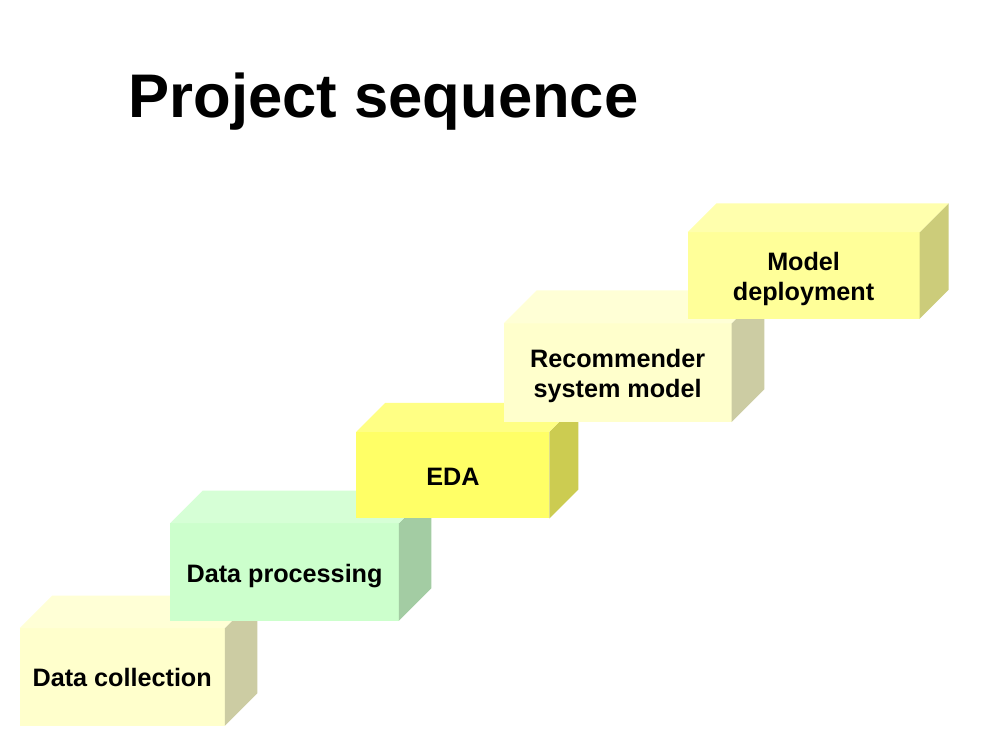
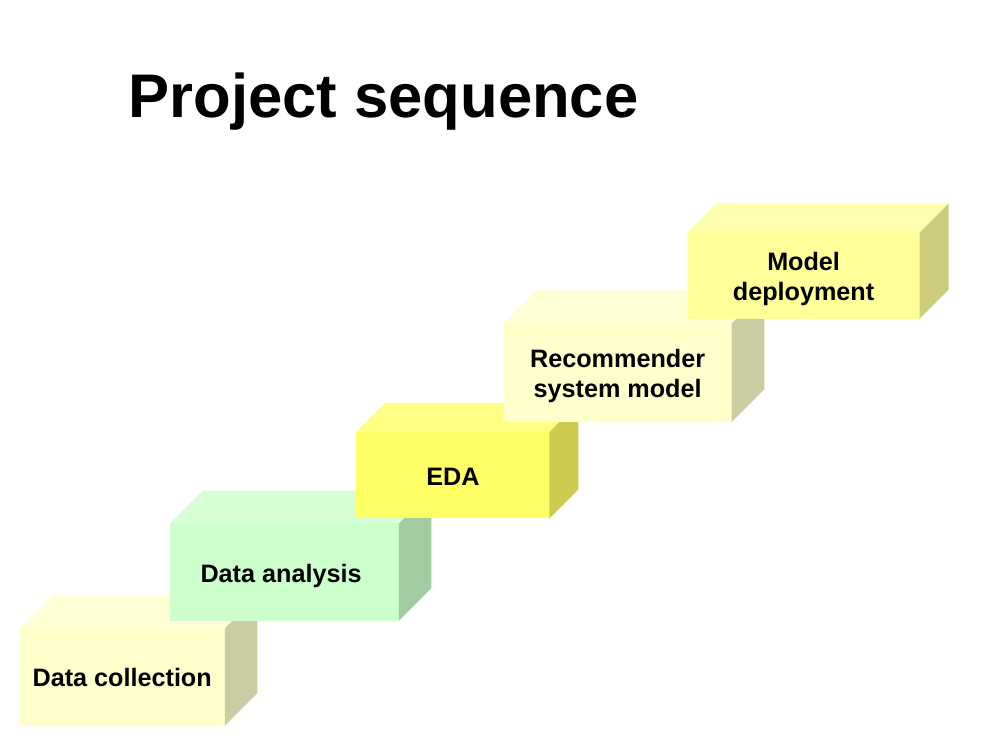
Before and after one commit to marth418/unsupervised-predict-streamlit-template, a slide deck: slide 6 of Team 6 Presentation.ppt. Drawn at 1008x756 pixels with LibreOffice and Linux fonts; fonts in the diff are those of the drawing; background and template pictures are left out. Boxes give left, top, right and bottom in pixels: in the first picture for what was removed or moved away, otherwise in the second. Text is boxed around its words. In the diff, an @@ line names an element or a change of style, - is before the commit and + after.

```diff
--- a/Team 6 Presentation.ppt
+++ b/Team 6 Presentation.ppt
@@ text in cube at bbox=[201, 563, 361, 587]: text changed @@
-Data processing
+Data analysis
```
Also in this commit, not shown: 6 other slides changed, 9 slides added, 5 slides removed.
